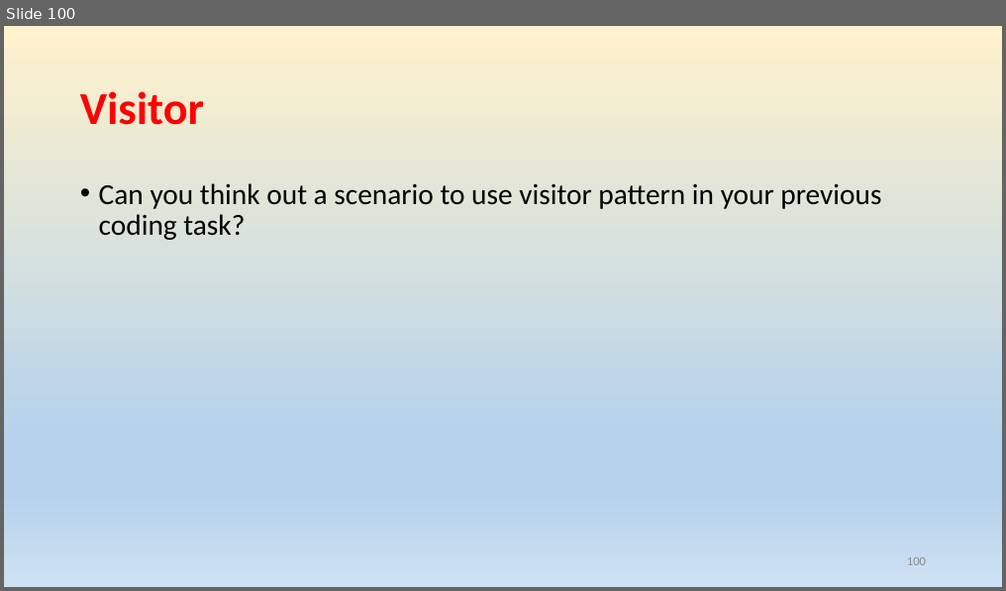
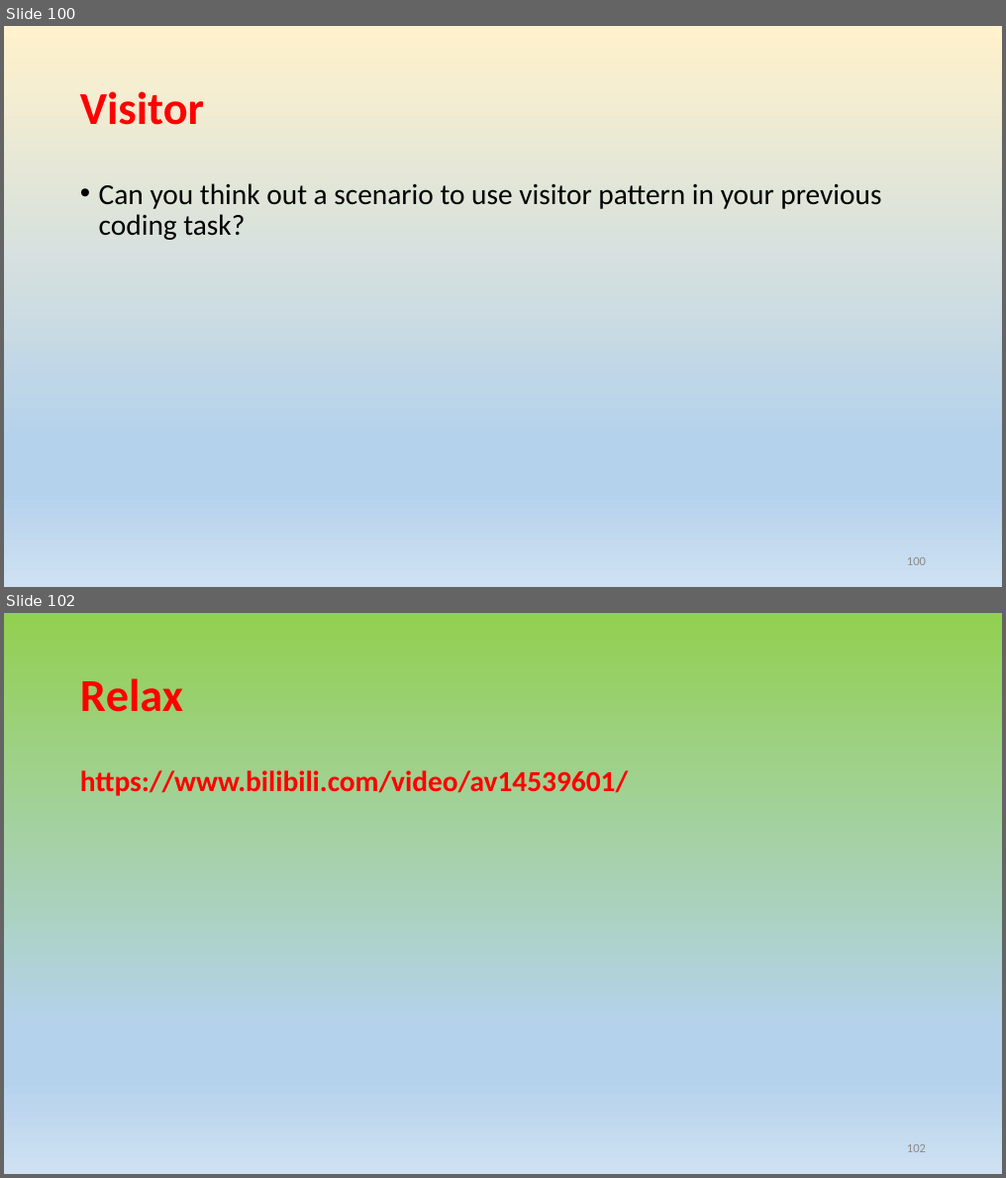
Before and after one commit to rainyheart/bjc-protoss-design_patten-demo, a slide deck: ppt/Design Patterns.pptx. Shown one above the other, each under a label of ours: slide 100 before the commit, slides 100 and 102 after it; the slides between them are not shown. The pictures are 1006x591 and 1006x1178 pixels, drawn with LibreOffice and Linux fonts; fonts in the diff are those of the drawing. Boxes give left, top, right and bottom in pixels: in the first picture for what was removed or moved away, otherwise in the second. Text is boxed around its words. In the diff, an @@ line names an element or a change of style, - is before the commit and + after.

```diff
--- a/ppt/Design Patterns.pptx
+++ b/ppt/Design Patterns.pptx
@@ slide 102 added at [4, 613, 1002, 1174], background gradient #92D050 to #B5D2EC to #CEE1F2 @@
@@ title added at [80, 678, 183, 712], 44 pt, text #FF0000, bold @@
+Relax
@@ text added at [80, 770, 628, 796], 28 pt, text #FF0000, bold @@
+https://www.bilibili.com/video/av14539601/
@@ page number added at [907, 1145, 926, 1153], 12 pt, text #8C8C8C @@
+102
```
Also in this commit, not shown: 3 other slides added.
